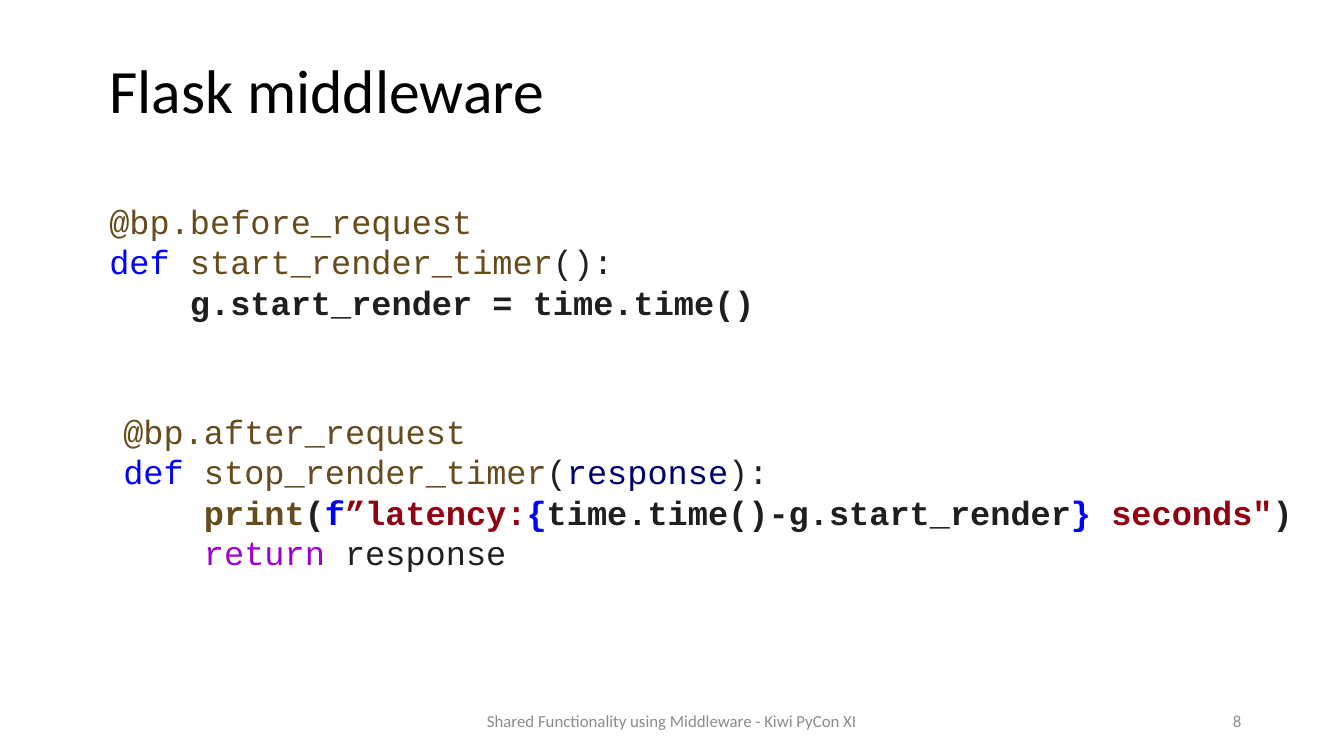
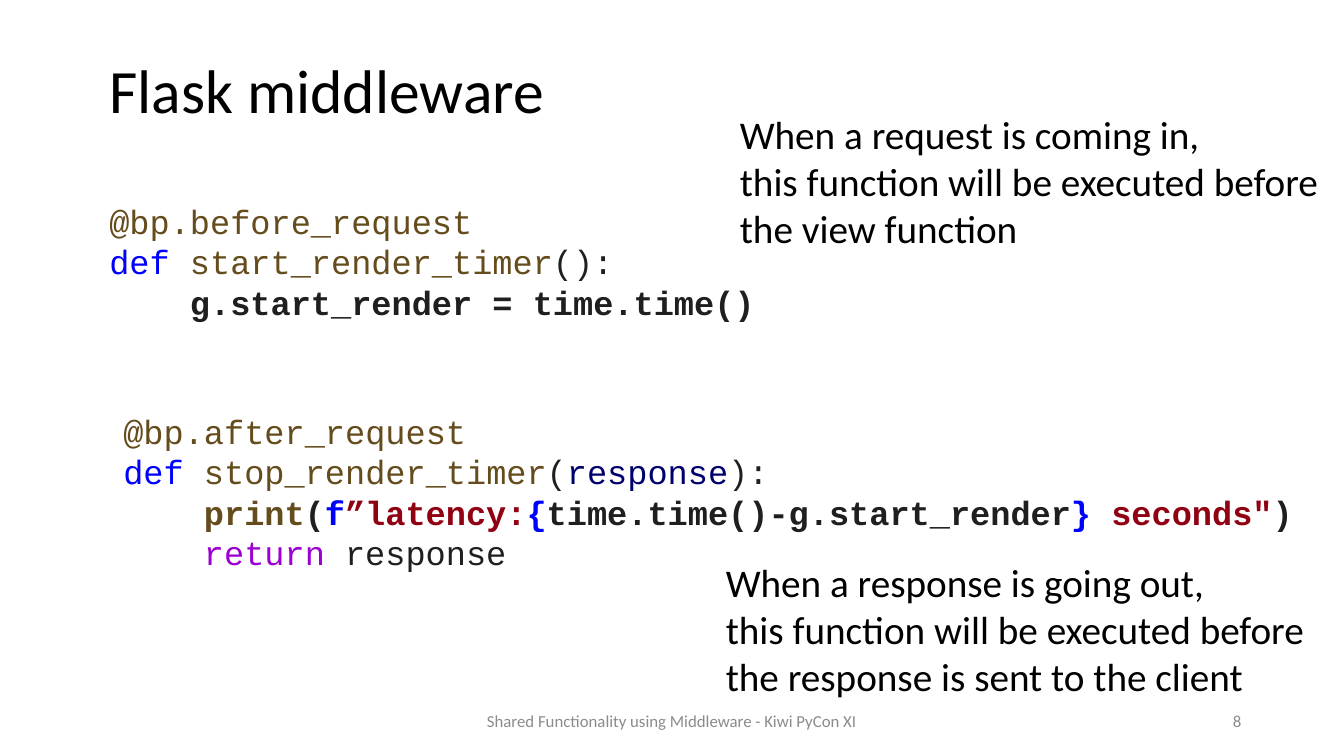
Before and after one commit to prod-python/kiwi-pycon-xi, a slide deck: slide 8 of slides.pptx. Drawn at 1344x756 pixels with LibreOffice and Linux fonts; fonts in the diff are those of the drawing. Boxes give left, top, right and bottom in pixels: in the first picture for what was removed or moved away, otherwise in the second. Text is boxed around its words. In the diff, an @@ line names an element or a change of style, - is before the commit and + after.

```diff
--- a/slides.pptx
+++ b/slides.pptx
@@ text added at (740, 121, 1318, 244), 28 pt, text #000000 @@
+When a request is coming in,
+this function will be executed before
+the view function
@@ text added at (726, 569, 1304, 698), 28 pt, text #000000 @@
+When a response is going out,
+this function will be executed before
+the response is sent to the client
```
Also in this commit, not shown: 11 other slides changed, 3 slides added, 4 slides removed, 2 other files.
